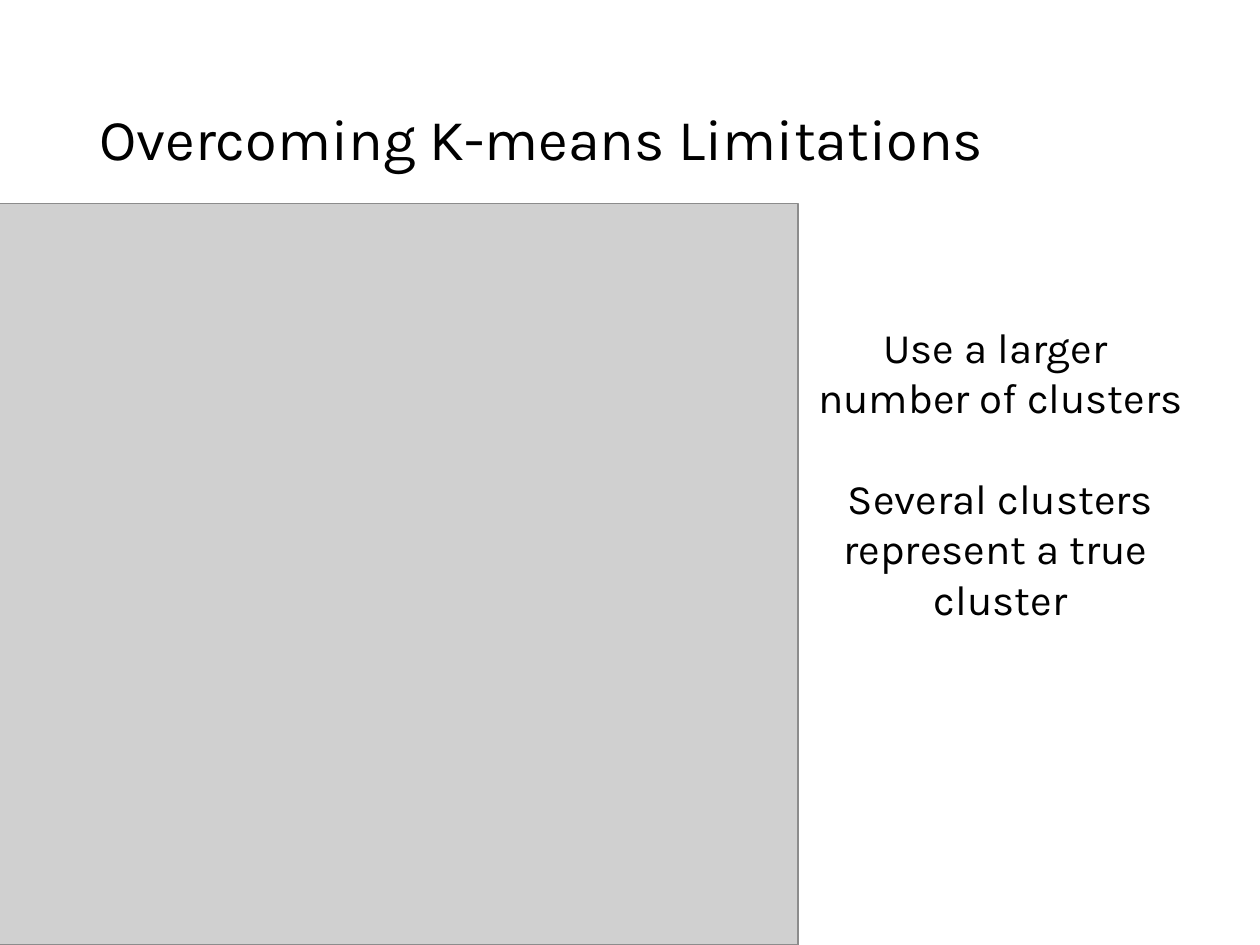
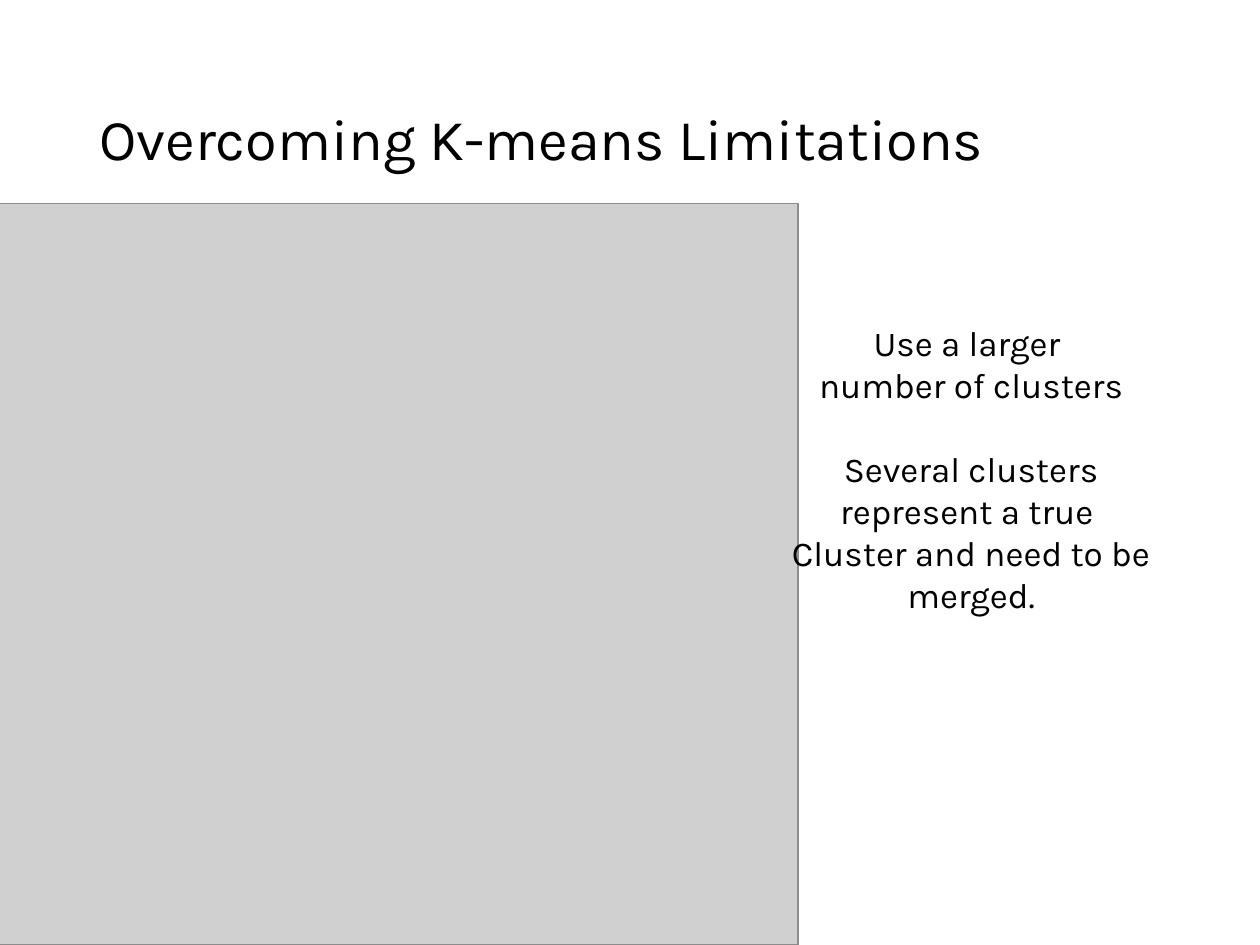
Before and after one commit to mhahsler/Introduction_to_Data_Mining_R_Examples, a slide deck: slide 37 of slides/chap7_basic_cluster_analysis.pptx. Drawn at 1260x945 pixels with LibreOffice and Linux fonts; fonts in the diff are those of the drawing; grey boxes stand for pictures. Boxes give left, top, right and bottom in pixels: in the first picture for what was removed or moved away, otherwise in the second. Text is boxed around its words. In the diff, an @@ line names an element or a change of style, - is before the commit and + after.

```diff
--- a/slides/chap7_basic_cluster_analysis.pptx
+++ b/slides/chap7_basic_cluster_analysis.pptx
@@ text at (x1=819, y1=332, x2=1123, y2=533): size 24 to 20 pt in "Use a larger number of clusters", "Several clusters", "represent a true" @@
@@ text at (x1=792, y1=534, x2=1150, y2=617): text changed; size 24 to 20 pt @@
-cluster
+Cluster and need to be merged.
```
Also in this commit, not shown: 16 other slides changed, 2 slides added, 1 other file.
